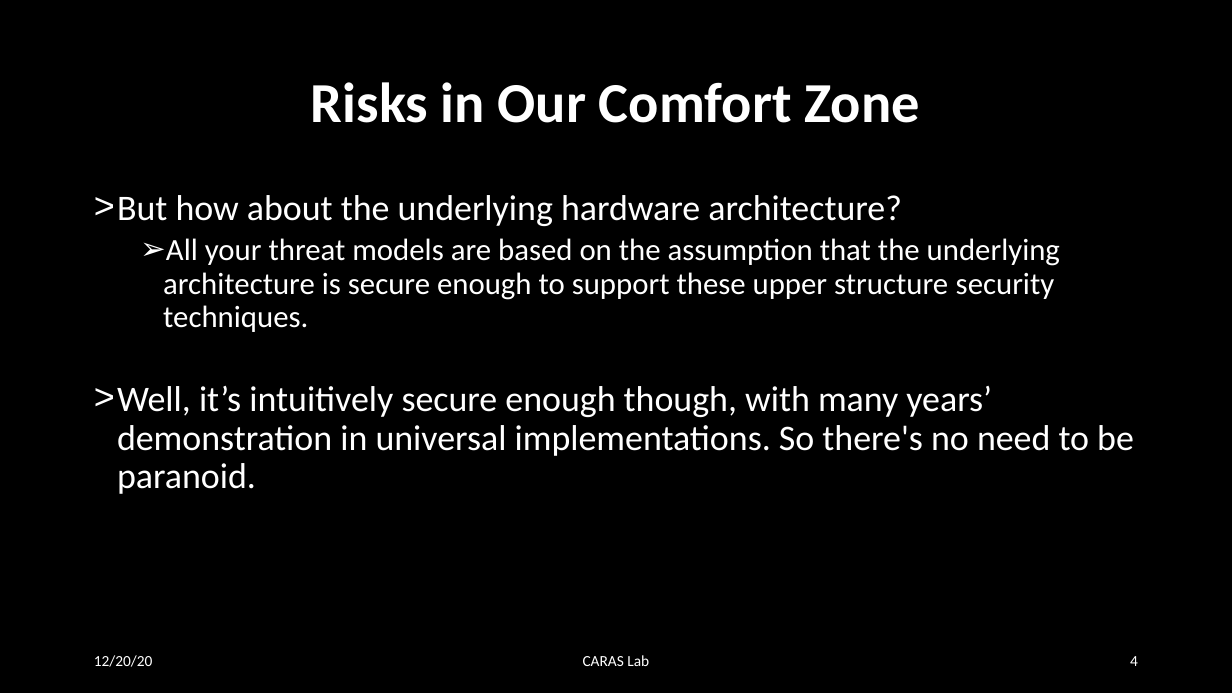
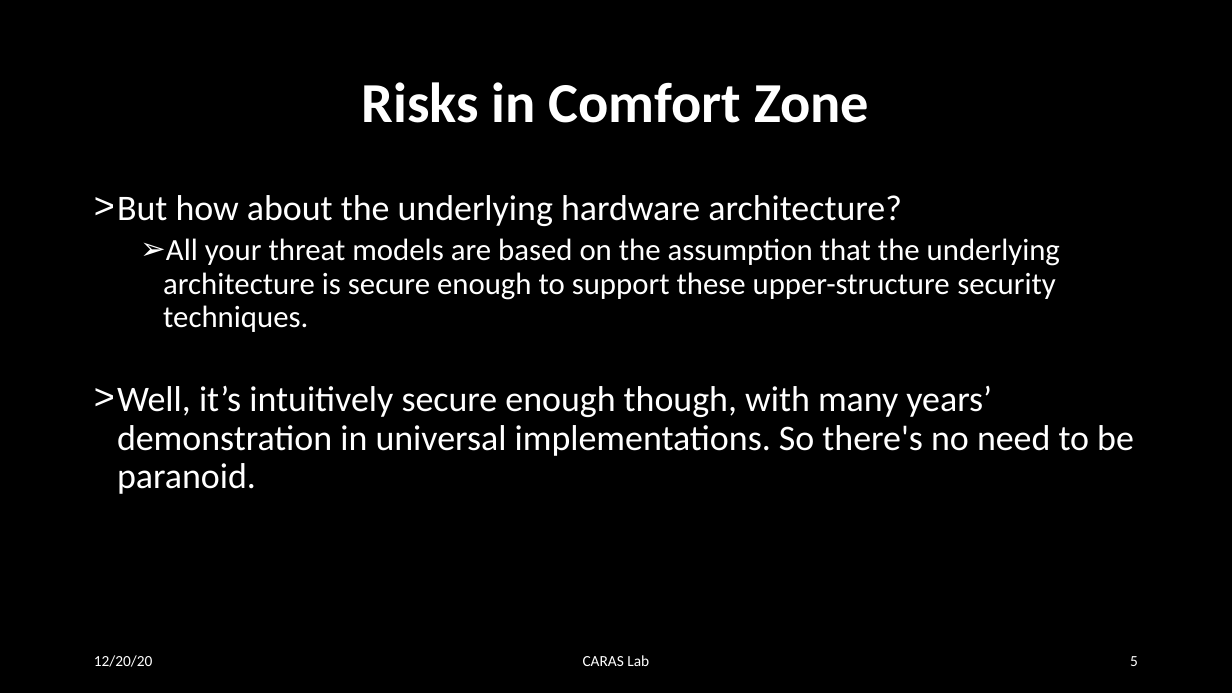
Before and after one commit to MekAkUActOR/RowHammer, a slide deck: slide 5 of summary1.pptx (slide 4 before the commit). Drawn at 1232x693 pixels with LibreOffice and Linux fonts; fonts in the diff are those of the drawing. Boxes give left, top, right and bottom in pixels: in the first picture for what was removed or moved away, otherwise in the second. Text is boxed around its words. In the diff, an @@ line names an element or a change of style, - is before the commit and + after.

```diff
--- a/summary1.pptx
+++ b/summary1.pptx
@@ title at bbox=[362, 82, 869, 123]: text changed @@
-Risks in Our Comfort Zone
+Risks in Comfort Zone
@@ text at bbox=[163, 238, 1060, 332]: text changed @@
-  ➢ All your threat models are based on the assumption that the underlying architecture is secure enough to support these upper structure security techniques.
+  ➢ All your threat models are based on the assumption that the underlying architecture is secure enough to support these upper-structure security techniques.
@@ page number at bbox=[1130, 656, 1138, 666]: text changed @@
-4
+5
```
Also in this commit, not shown: 6 other slides changed, 10 slides added, 1 other file.
